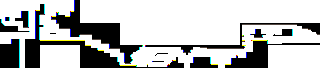
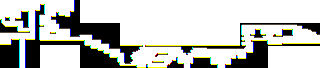
Layers edited between the first and the second 320px x 68px image:
painted on "Layer 2" over (x1=0, y1=4, x2=320, y2=68)
